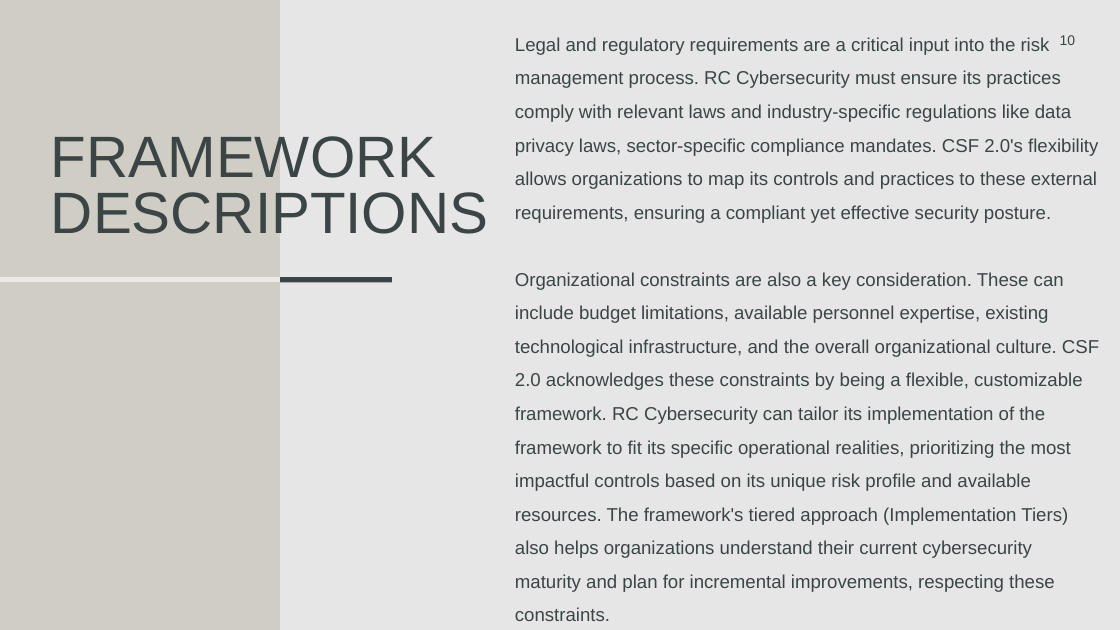
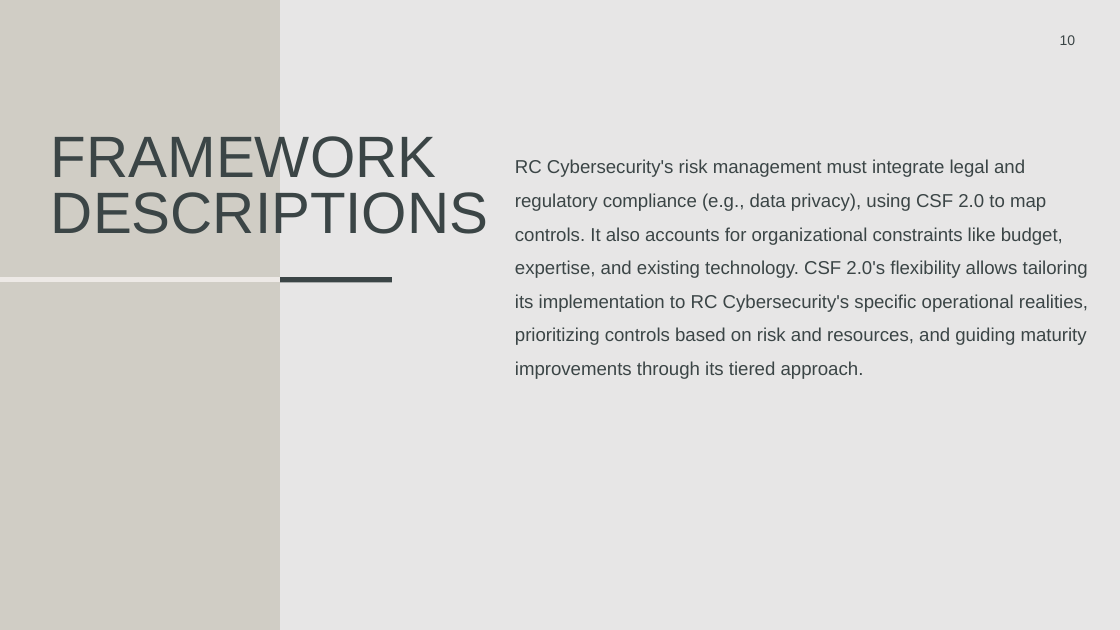
Before and after one commit to rcoon1/GCU-Masters, a slide deck: slide 10 of CYB-690/Topic 2/Security Framework RCoon.pptx. Drawn at 1120x630 pixels with LibreOffice and Linux fonts; fonts in the diff are those of the drawing. Boxes give left, top, right and bottom in pixels: in the first picture for what was removed or moved away, otherwise in the second. Text is boxed around its words. In the diff, an @@ line names an element or a change of style, - is before the commit and + after.

```diff
--- a/CYB-690/Topic 2/Security Framework RCoon.pptx
+++ b/CYB-690/Topic 2/Security Framework RCoon.pptx
@@ text at (x1=515, y1=159, x2=1088, y2=379): text changed @@
-Legal and regulatory requirements are a critical input into the risk management process. RC Cybersecurity must ensure its practices comply with relevant laws and industry-specific regulations like data privacy laws, sector-specific compliance mandates. CSF 2.0's flexibility allows organizations to map its controls and practices to these external requirements, ensuring a compliant yet effective security posture.
-Organizational constraints are also a key consideration. These can include budget limitations, available personnel expertise, existing technological infrastructure, and the overall organizational culture. CSF 2.0 acknowledges these constraints by being a flexible, customizable framework. RC Cybersecurity can tailor its implementation of the framework to fit its specific operational realities, prioritizing the most impactful controls based on its unique risk profile and available resources. The framework's tiered approach (Implementation Tiers) also helps organizations understand their current cybersecurity maturity and plan for incremental improvements, respecting these constraints.
+RC Cybersecurity's risk management must integrate legal and regulatory compliance (e.g., data privacy), using CSF 2.0 to map controls. It also accounts for organizational constraints like budget, expertise, and existing technology. CSF 2.0's flexibility allows tailoring its implementation to RC Cybersecurity's specific operational realities, prioritizing controls based on risk and resources, and guiding maturity improvements through its tiered approach.
```
Also in this commit, not shown: 9 other slides changed, 8 other files.
